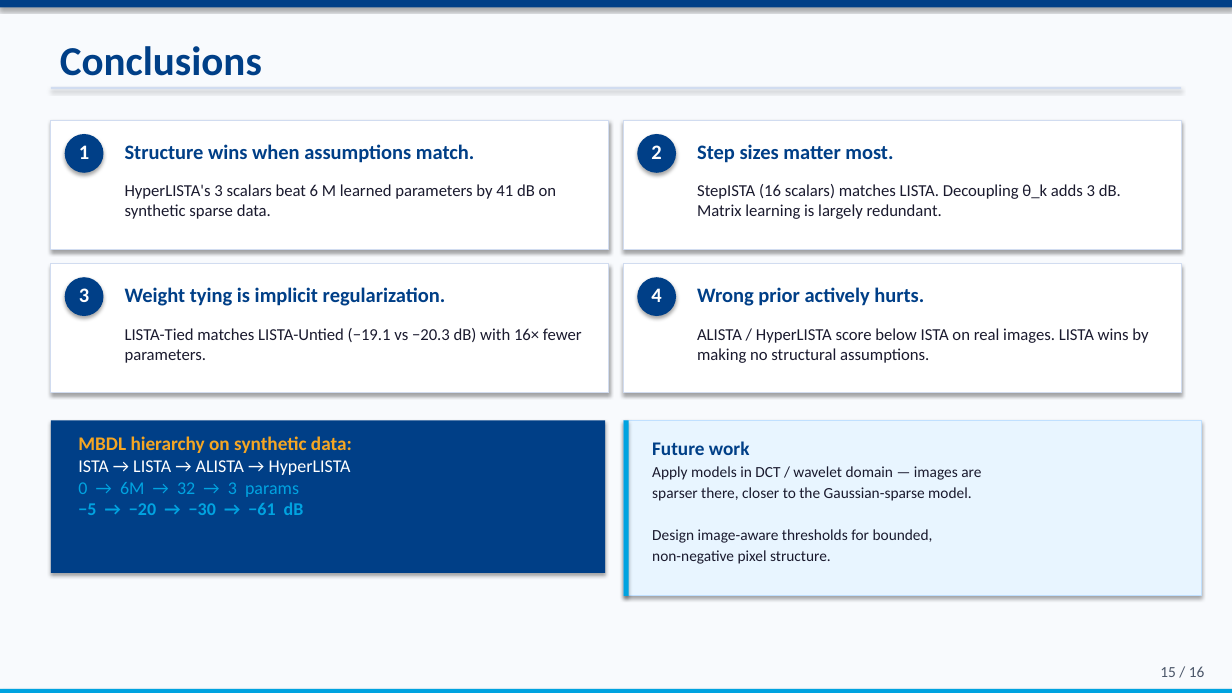
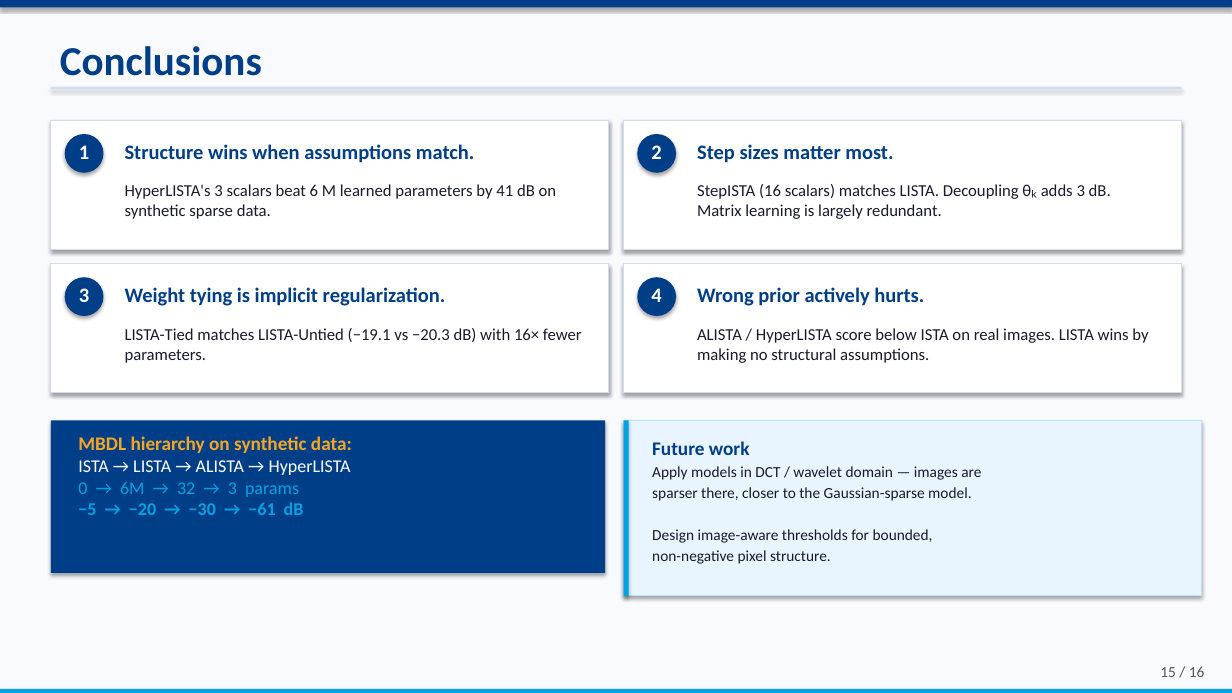
Before and after one commit to ThEpiCake/hyperlista-mbdl, a slide deck: slide 15 of submission/MBDL_Seminar_Presentation.pptx. Drawn at 1232x693 pixels with LibreOffice and Linux fonts; fonts in the diff are those of the drawing. Boxes give left, top, right and bottom in pixels: in the first picture for what was removed or moved away, otherwise in the second. Text is boxed around its words. In the diff, an @@ line names an element or a change of style, - is before the commit and + after.

```diff
--- a/submission/MBDL_Seminar_Presentation.pptx
+++ b/submission/MBDL_Seminar_Presentation.pptx
@@ text at bbox=[697, 184, 1111, 219]: text changed @@
-StepISTA (16 scalars) matches LISTA. Decoupling θ_k adds 3 dB. Matrix learning is largely redundant.
+StepISTA (16 scalars) matches LISTA. Decoupling θₖ adds 3 dB. Matrix learning is largely redundant.
```
Also in this commit, not shown: 5 other slides changed, 1 other file.
